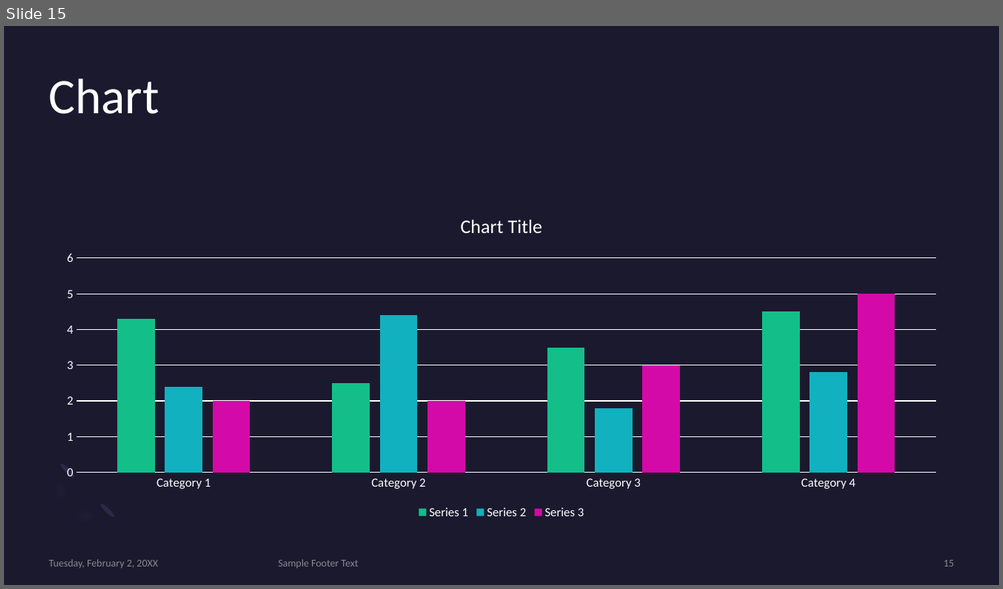
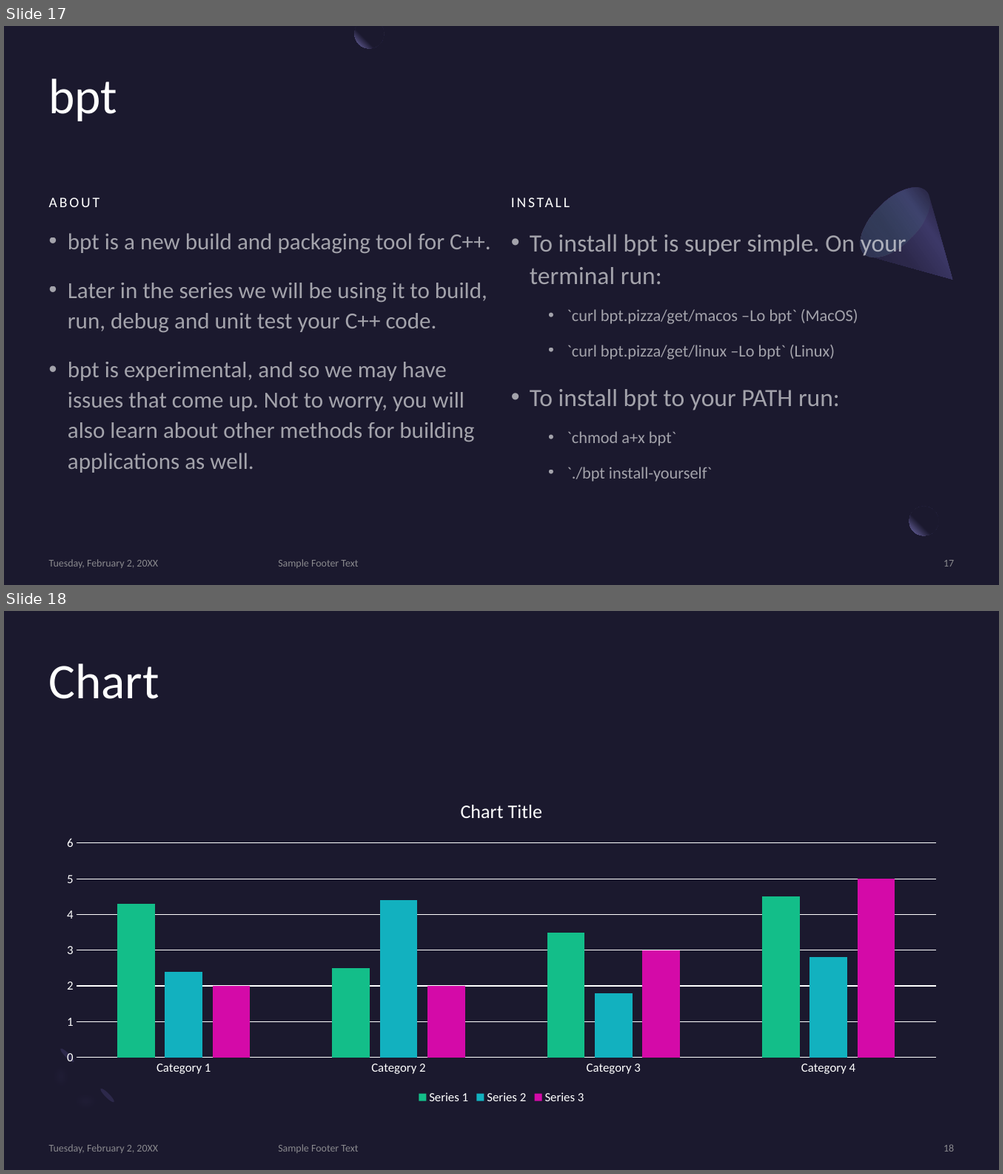
Before and after one commit to MonashDeepNeuron/HPP, a slide deck: content/week0/slides/week0.pptx. Shown one above the other, each under a label of ours: slide 15 before the commit, slides 17 and 18 after it. The pictures are 1003x589 and 1003x1174 pixels, drawn with LibreOffice and Linux fonts; fonts in the diff are those of the drawing. Boxes give left, top, right and bottom in pixels: in the first picture for what was removed or moved away, otherwise in the second. Text is boxed around its words. In the diff, an @@ line names an element or a change of style, - is before the commit and + after.

```diff
--- a/content/week0/slides/week0.pptx
+++ b/content/week0/slides/week0.pptx
@@ slide 17 added at [4,26,999,585], background #1B192E @@
@@ freeform shape added at [355,26,384,48], fill gradient #1B192E to #7771B2 @@
@@ title added at [49,79,118,121], 48 pt, text #FFFFFF @@
+bpt
@@ freeform shape added at [848,175,983,311], fill gradient #2C284A to #3C3867 to #1B192E @@
@@ ellipse added at [848,175,942,269], fill gradient #454075 to #5BEFC1 @@
@@ text added at [49,198,99,207], 14 pt, text #FFFFFF @@
+ABOUT
@@ text added at [68,233,490,473], 22.2 pt, text #FFFFFF at 60% opacity @@
+• bpt is a new build and packaging tool for C++.
+• Later in the series we will be using it to build, run, debug and unit test your C++ code.
+• bpt is experimental, and so we may have issues that come up. Not to worry, you will also learn about other methods for building applications as well.
@@ text added at [529,231,906,482], 16 pt, text #FFFFFF at 60% opacity @@
+• To install bpt is super simple. On your terminal run:
+  • `curl bpt.pizza/get/macos –Lo bpt` (MacOS)
+  • `curl bpt.pizza/get/linux –Lo bpt` (Linux)
+• To install bpt to your PATH run:
+  • `chmod a+x bpt`
+  • `./bpt install-yourself`
@@ text added at [558,234,617,252], 14 pt, text #FFFFFF @@
+INSTALL
@@ ellipse added at [909,507,938,537], fill gradient #1B192E to #7771B2 @@
@@ rectangle added at [938,501,969,531], fill #1B192E at 80% opacity @@
@@ text added at [49,560,158,568], 10 pt, text #A6A6A6 at 80% opacity @@
+Tuesday, February 2, 20XX
@@ text added at [278,560,358,568], 10 pt, text #A6A6A6 at 80% opacity @@
+Sample Footer Text
@@ page number added at [943,560,953,567], 10 pt, text #A6A6A6 at 80% opacity @@
+17
@@ what was slide 15 is now slide 18 @@
@@ page number at [943,1145,953,1152]: text changed @@
-15
+18
```
Also in this commit, not shown: 7 slides changed, 2 other slides added, 1 other file.
